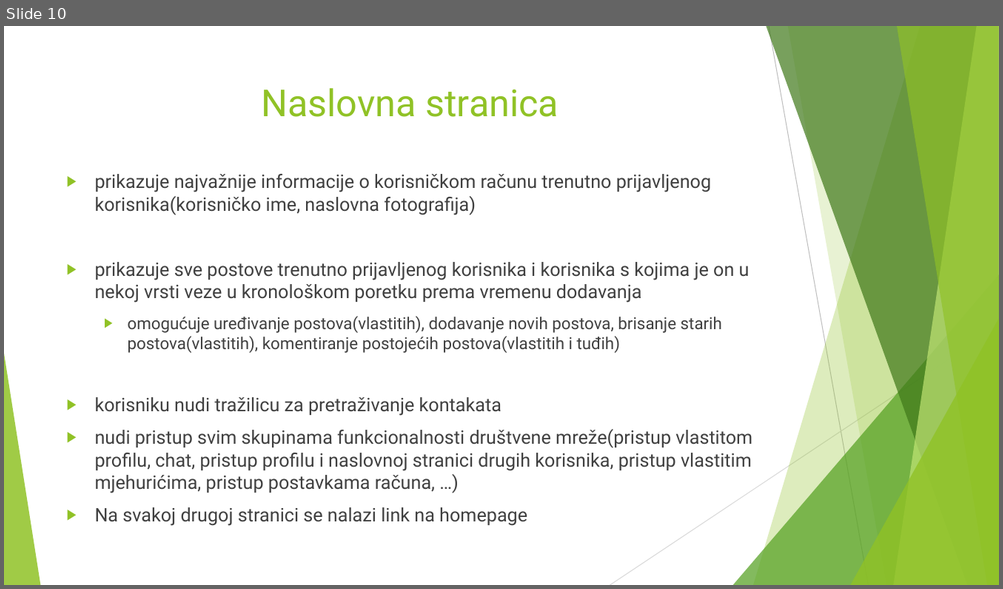
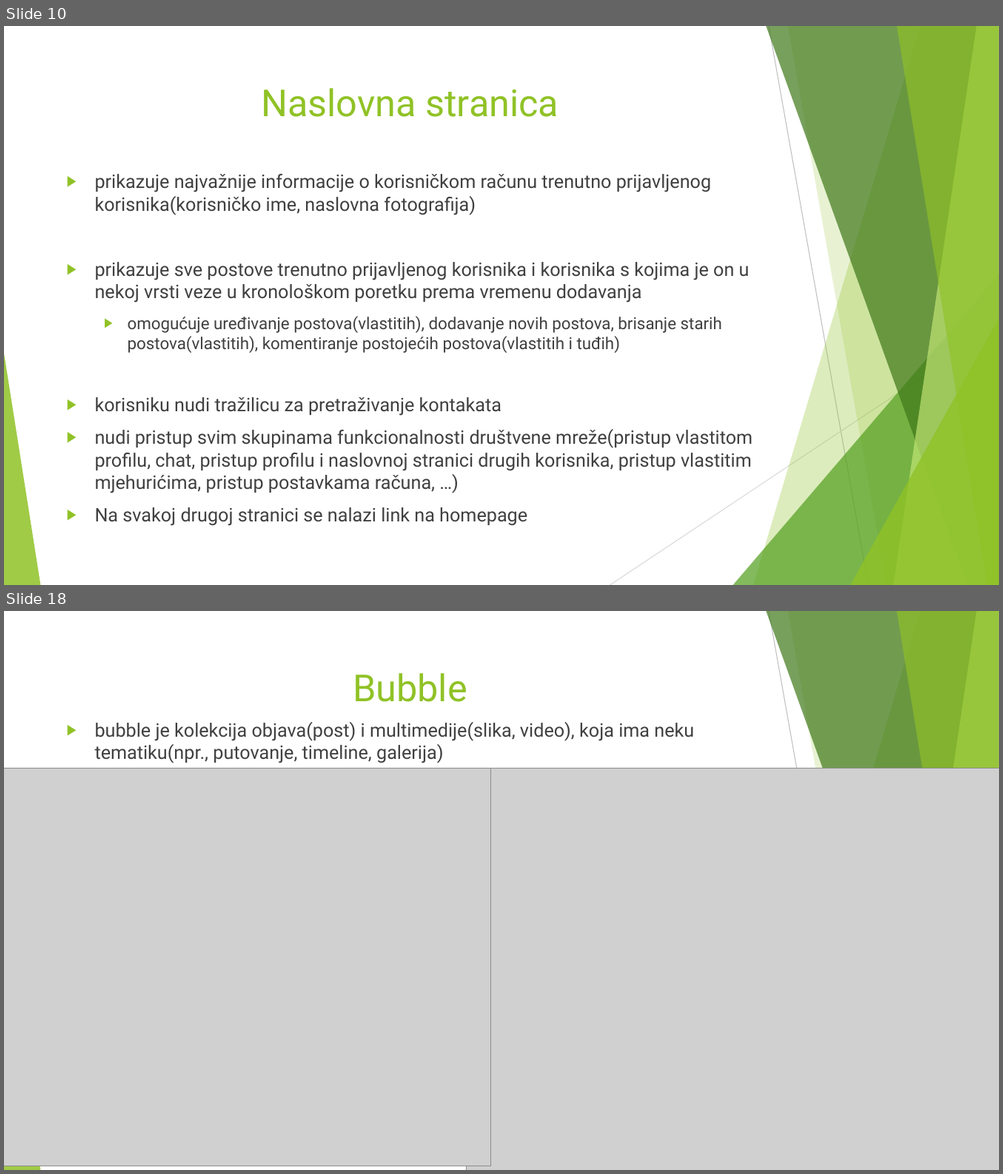
Before and after one commit to kof3r/drustvena_mreza, a slide deck: resursi/management/Bubbles.pptx. Shown one above the other, each under a label of ours: slide 10 before the commit, slides 10 and 18 after it; the slides between them are not shown. The pictures are 1003x589 and 1003x1174 pixels, drawn with LibreOffice and Linux fonts; fonts in the diff are those of the drawing; grey boxes stand for pictures. Boxes give left, top, right and bottom in pixels: in the first picture for what was removed or moved away, otherwise in the second. Text is boxed around its words. In the diff, an @@ line names an element or a change of style, - is before the commit and + after.

```diff
--- a/resursi/management/Bubbles.pptx
+++ b/resursi/management/Bubbles.pptx
@@ slide 18 added at [4, 611, 999, 1170], background #FFFFFF; not listed: 7 template elements that a slide beside it also shows @@
@@ title added at [353, 673, 467, 702], 36 pt, text #90C226 @@
+Bubble
@@ text added at [95, 722, 694, 763], 18 pt, text #404040 @@
+▶ bubble je kolekcija objava(post) i multimedije(slika, video), koja ima neku tematiku(npr., putovanje, timeline, galerija)
@@ picture added at [4, 769, 490, 1167] @@
@@ picture added at [466, 769, 999, 1170] @@
```
Also in this commit, not shown: 4 slides changed, 9 other slides added, 1 slide removed, 26 other files.
